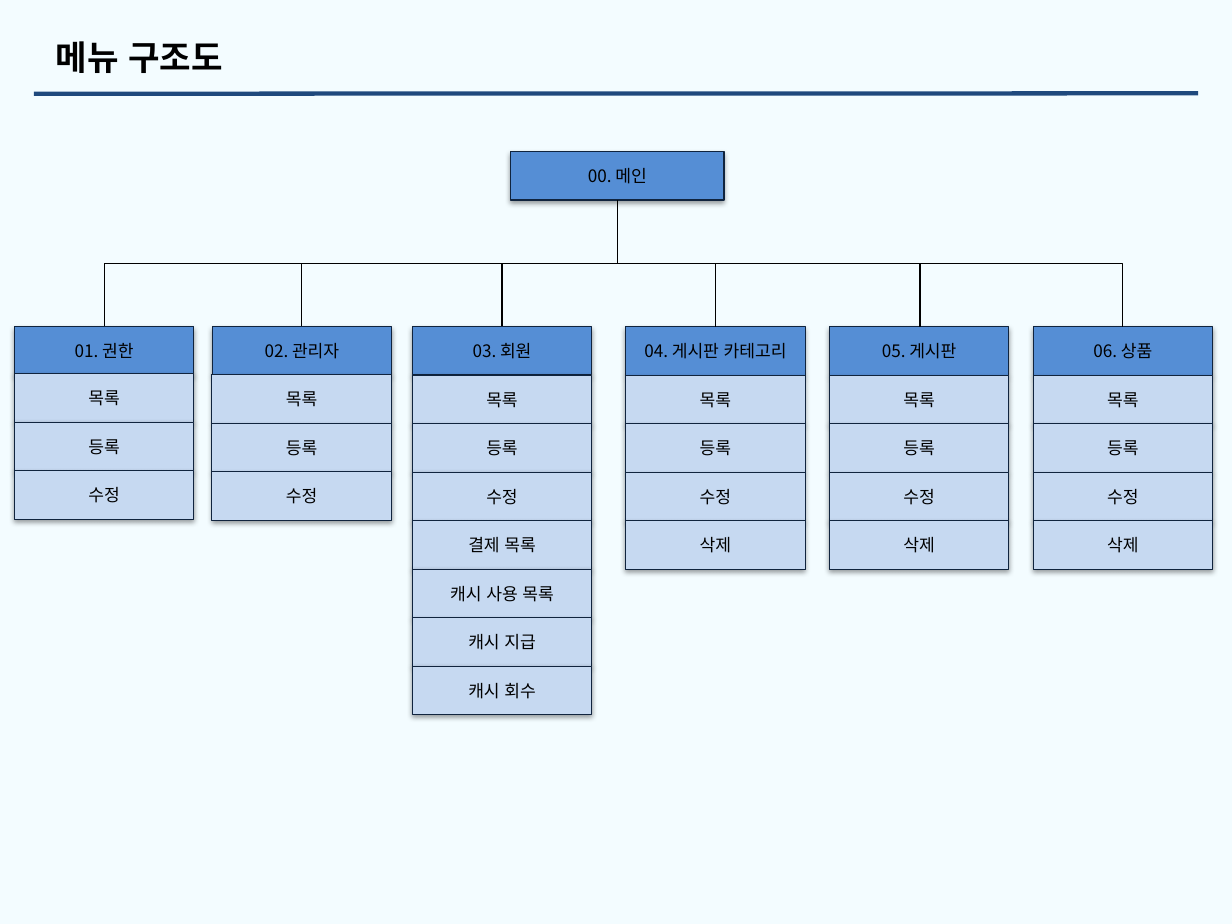
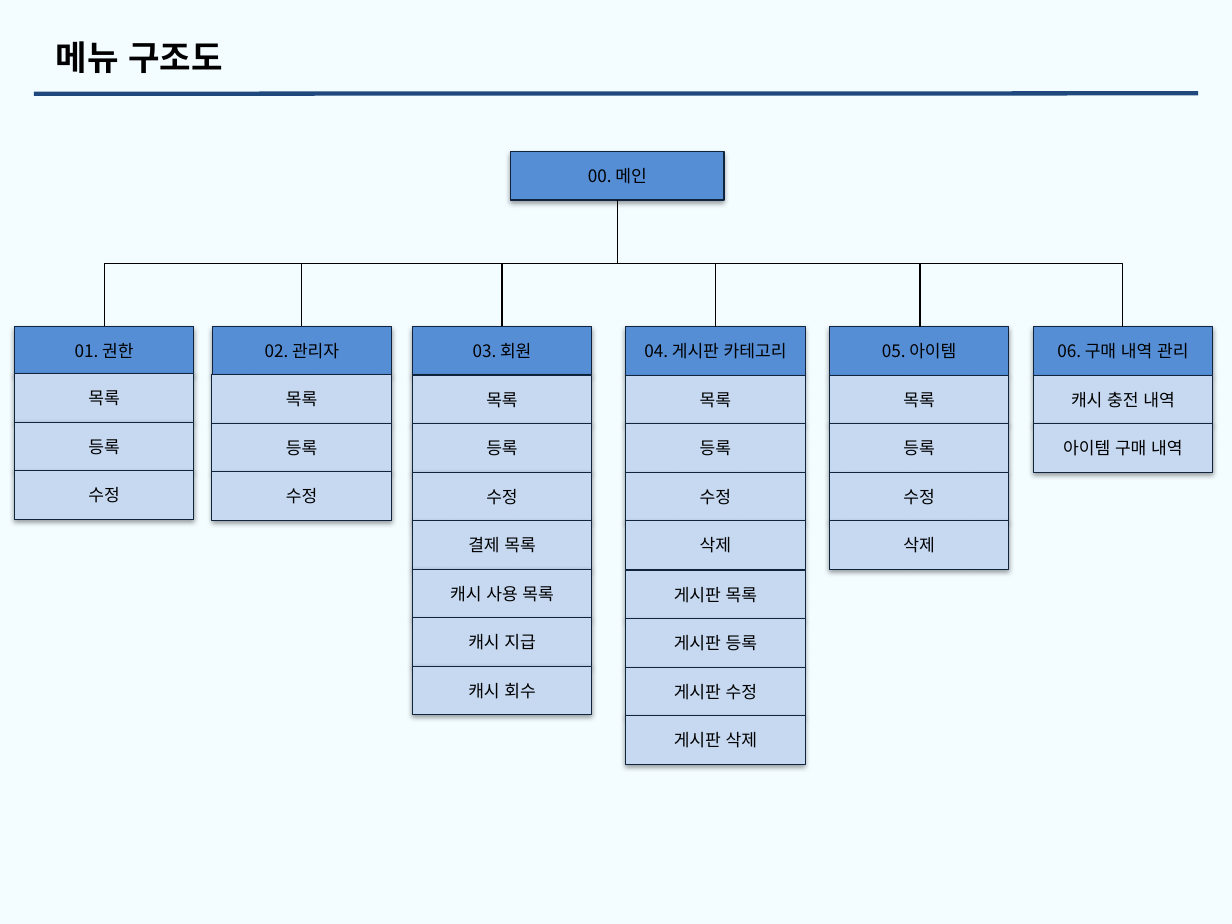
Before and after one commit to kimheewon/project, a slide deck: slide 2 of Document/인턴_김희원_산출물_화면정의서_관리자_v1.2.2.pptx. Drawn at 1232x924 pixels with LibreOffice and Linux fonts; fonts in the diff are those of the drawing; background and template pictures are left out. Boxes give left, top, right and bottom in pixels: in the first picture for what was removed or moved away, otherwise in the second. Text is boxed around its words. In the diff, an @@ line names an element or a change of style, - is before the commit and + after.

Commit message:
산출물 수정

```diff
--- a/Document/인턴_김희원_산출물_화면정의서_관리자_v1.2.2.pptx
+++ b/Document/인턴_김희원_산출물_화면정의서_관리자_v1.2.2.pptx
@@ text in rectangle at (882,343,956,359): text changed @@
-05. 게시판
+05. 아이템
@@ text in rectangle at (1057,343,1188,359): text changed @@
-06. 상품
+06. 구매 내역 관리
@@ text in rectangle at (1071,392,1174,408): text changed @@
-목록
+캐시 충전 내역
@@ text in rectangle at (1063,440,1182,456): text changed @@
-등록
+아이템 구매 내역
@@ rectangle removed at (1034,472,1214,520) @@
-수정
@@ rectangle removed at (1034,521,1214,569) @@
-삭제
@@ rectangle added at (626,570,806,618), fill #C6D9F1, outline #0F243E 0.5 pt, 10 pt, text #000000 @@
+게시판 목록
@@ rectangle added at (626,618,806,667), fill #C6D9F1, outline #0F243E 0.5 pt, 10 pt, text #000000 @@
+게시판 등록
@@ rectangle added at (626,668,806,716), fill #C6D9F1, outline #0F243E 0.5 pt, 10 pt, text #000000 @@
+게시판 수정
@@ rectangle added at (626,716,806,764), fill #C6D9F1, outline #0F243E 0.5 pt, 10 pt, text #000000 @@
+게시판 삭제
```
Also in this commit, not shown: 30 other slides changed, 9 other files.
